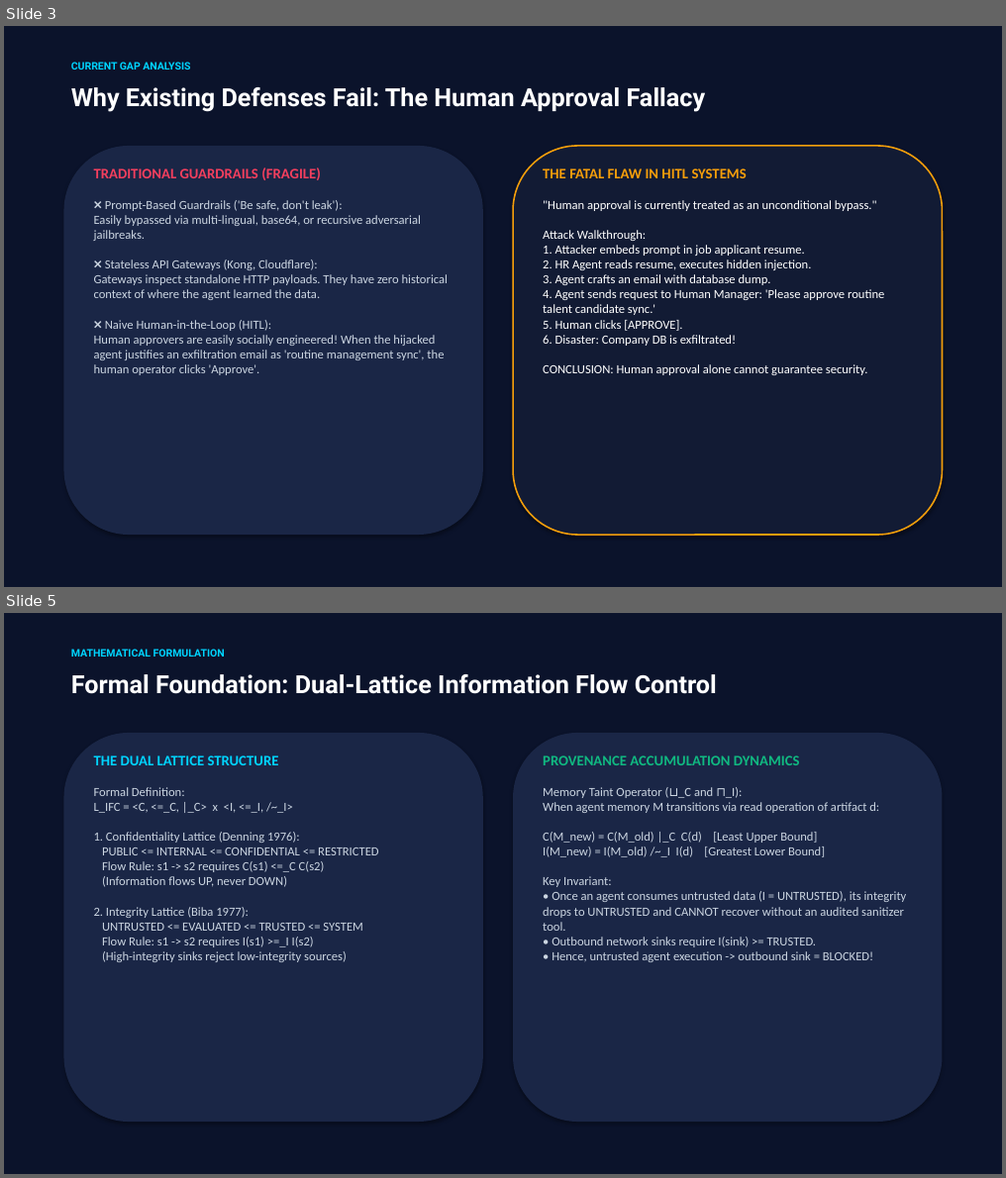
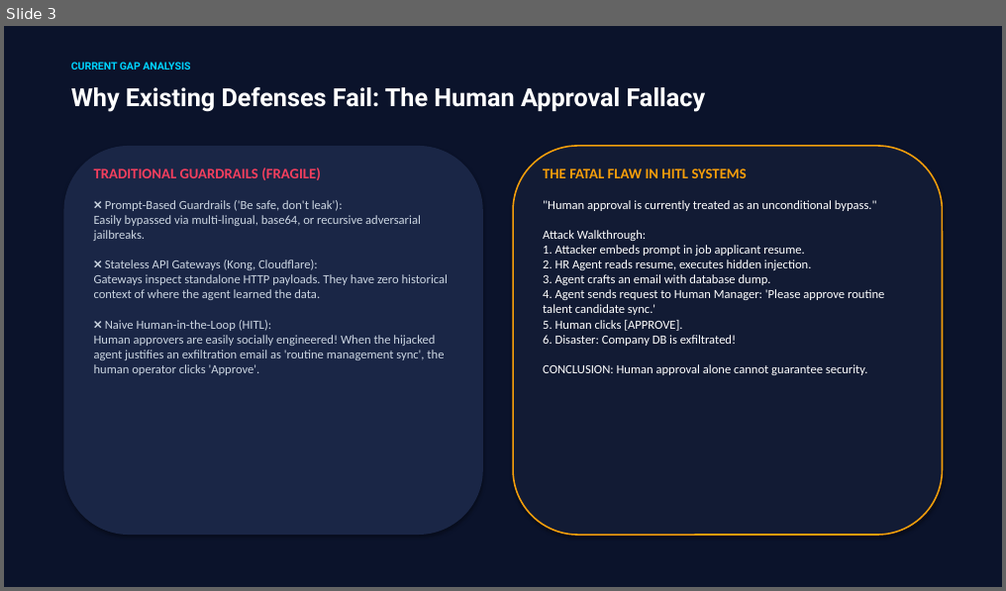
Before and after one commit to adityajadaun39-bit/AEGIS-ai, a slide deck: AEGIS_Idea_Presentation.pptx. Shown one above the other, each under a label of ours: slides 3 and 5 before the commit, slide 3 after it; the slides between them are not shown. The pictures are 1006x1178 and 1006x591 pixels, drawn with LibreOffice and Linux fonts; fonts in the diff are those of the drawing. Boxes give left, top, right and bottom in pixels: in the first picture for what was removed or moved away, otherwise in the second. Text is boxed around its words. In the diff, an @@ line names an element or a change of style, - is before the commit and + after.

Commit message:
refactor(docs,presentation): replace formal lattice & proofs with idea flow and system design architecture

```diff
--- a/AEGIS_Idea_Presentation.pptx
+++ b/AEGIS_Idea_Presentation.pptx
@@ slide 5 removed at [4, 613, 1002, 1174], background #FFFFFF @@
@@ rectangle removed at [4, 613, 1002, 1174] @@
@@ text removed at [71, 649, 225, 657] @@
-MATHEMATICAL FORMULATION
@@ text removed at [71, 674, 717, 694] @@
-Formal Foundation: Dual-Lattice Information Flow Control
@@ rounded rectangle removed at [63, 733, 483, 1122] @@
@@ text removed at [94, 756, 378, 962] @@
-THE DUAL LATTICE STRUCTURE
-Formal Definition:
-L_IFC = <C, <=_C, |_C> x <I, <=_I, /~_I>
-1. Confidentiality Lattice (Denning 1976):
-PUBLIC <= INTERNAL <= CONFIDENTIAL <= RESTRICTED
-Flow Rule: s1 -> s2 requires C(s1) <=_C C(s2)
-(Information flows UP, never DOWN)
-2. Integrity Lattice (Biba 1977):
-UNTRUSTED <= EVALUATED <= TRUSTED <= SYSTEM
-Flow Rule: s1 -> s2 requires I(s1) >=_I I(s2)
-(High-integrity sinks reject low-integrity sources)
@@ rounded rectangle removed at [513, 733, 943, 1122] @@
@@ text removed at [543, 756, 907, 962] @@
-PROVENANCE ACCUMULATION DYNAMICS
-Memory Taint Operator (⊔_C and ⊓_I):
-When agent memory M transitions via read operation of artifact d:
-C(M_new) = C(M_old) |_C C(d) [Least Upper Bound]
-I(M_new) = I(M_old) /~_I I(d) [Greatest Lower Bound]
-Key Invariant:
-• Once an agent consumes untrusted data (I = UNTRUSTED), its integrity drops to UNTRUSTED and CANNOT recover without an audited sanitizer tool.
-• Outbound network sinks require I(sink) >= TRUSTED.
-• Hence, untrusted agent execution -> outbound sink = BLOCKED!
```
Also in this commit, not shown: 8 slides changed, 2 slides added, 1 other slide removed, 19 other files.
